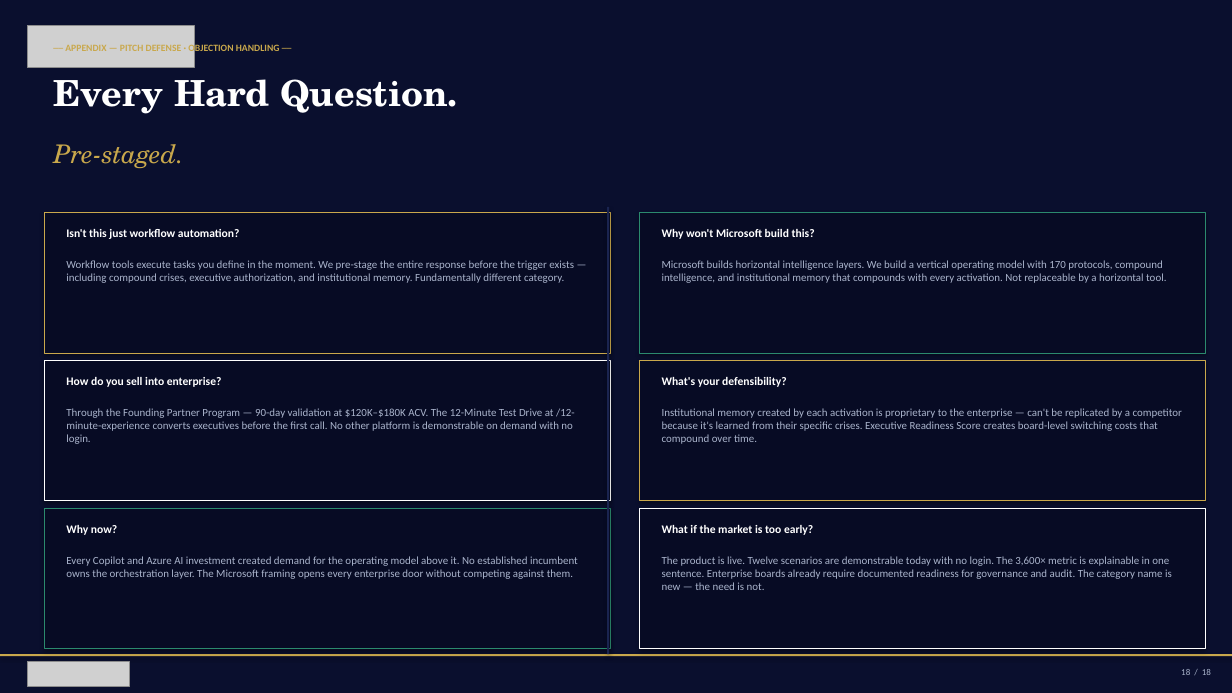
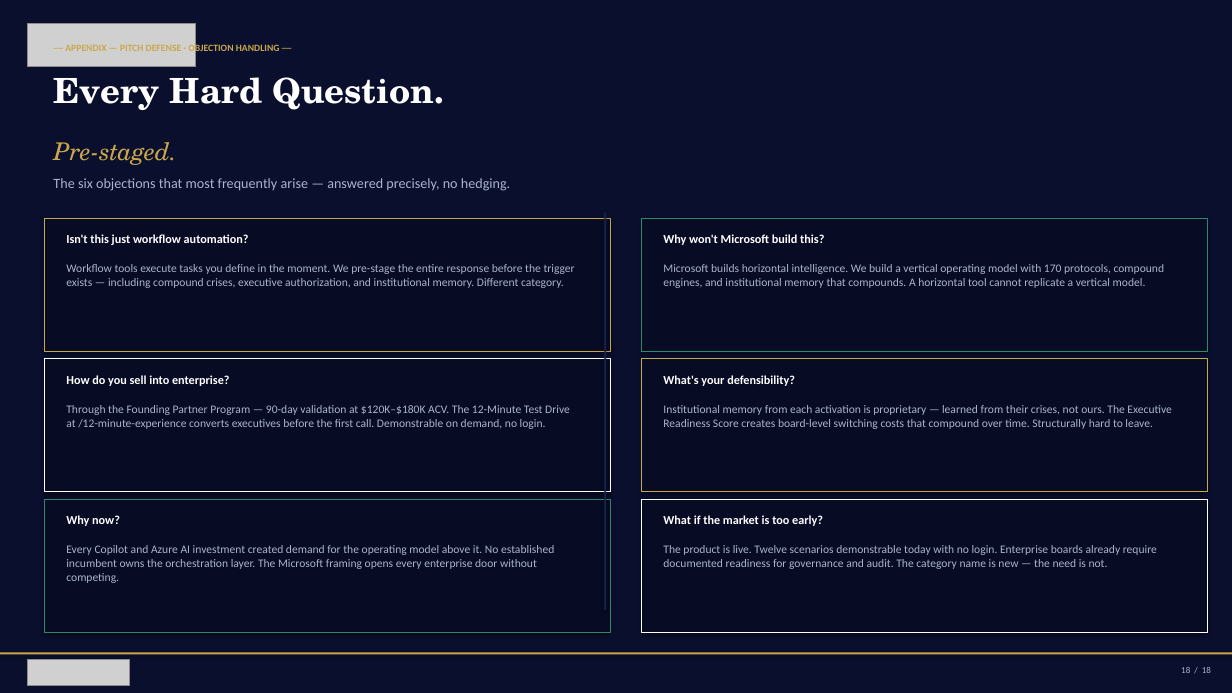
Before and after one commit to mbrunke18/CodePlatform1, a slide deck: slide 19 of attached_assets/VaughnMartin-Investor-Deck-v14-full.pptx. Drawn at 1232x693 pixels with LibreOffice and Linux fonts; fonts in the diff are those of the drawing; grey boxes stand for pictures; background and template pictures are left out; a plain dark background stands for a picture behind light text. Boxes give left, top, right and bottom in pixels: in the first picture for what was removed or moved away, otherwise in the second. Text is boxed around its words. In the diff, an @@ line names an element or a change of style, - is before the commit and + after.

```diff
--- a/attached_assets/VaughnMartin-Investor-Deck-v14-full.pptx
+++ b/attached_assets/VaughnMartin-Investor-Deck-v14-full.pptx
@@ text "Every Hard Question." at bbox=[53, 77, 444, 110]: size 28 to 27 pt @@
@@ text "Pre-staged." at bbox=[53, 142, 176, 165]: size 20 to 19 pt @@
@@ text added at bbox=[53, 178, 510, 191], 11 pt, text #AAB4CC @@
+The six objections that most frequently arise — answered precisely, no hedging.
@@ rectangle: place and size @@
-rectangle at bbox=[44, 213, 610, 353]
+rectangle at bbox=[44, 218, 610, 351]
@@ rectangle: place and size @@
-rectangle at bbox=[607, 207, 609, 654]
+rectangle at bbox=[604, 213, 606, 610]
@@ rectangle: place and size @@
-rectangle at bbox=[640, 213, 1205, 353]
+rectangle at bbox=[641, 218, 1207, 351]
@@ text at bbox=[66, 264, 575, 288]: text changed; size 8.5 to 9 pt @@
-Workflow tools execute tasks you define in the moment. We pre-stage the entire response before the trigger exists — including compound crises, executive authorization, and institutional memory. Fundamentally different category.
+Workflow tools execute tasks you define in the moment. We pre-stage the entire response before the trigger exists — including compound crises, executive authorization, and institutional memory. Different category.
@@ text at bbox=[663, 264, 1165, 288]: text changed; size 8.5 to 9 pt @@
-Microsoft builds horizontal intelligence layers. We build a vertical operating model with 170 protocols, compound intelligence, and institutional memory that compounds with every activation. Not replaceable by a horizontal tool.
+Microsoft builds horizontal intelligence. We build a vertical operating model with 170 protocols, compound engines, and institutional memory that compounds. A horizontal tool cannot replicate a vertical model.
@@ rectangle: place and size @@
-rectangle at bbox=[44, 360, 610, 501]
+rectangle at bbox=[44, 359, 610, 492]
@@ rectangle: place and size @@
-rectangle at bbox=[640, 360, 1205, 501]
+rectangle at bbox=[641, 359, 1207, 492]
@@ text at bbox=[66, 405, 570, 429]: text changed; size 8.5 to 9 pt @@
-Through the Founding Partner Program — 90-day validation at $120K–$180K ACV. The 12-Minute Test Drive at /12-minute-experience converts executives before the first call. No other platform is demonstrable on demand with no login.
+Through the Founding Partner Program — 90-day validation at $120K–$180K ACV. The 12-Minute Test Drive at /12-minute-experience converts executives before the first call. Demonstrable on demand, no login.
@@ text at bbox=[663, 405, 1171, 429]: text changed; size 8.5 to 9 pt @@
-Institutional memory created by each activation is proprietary to the enterprise — can't be replicated by a competitor because it's learned from their specific crises. Executive Readiness Score creates board-level switching costs that compound over time.
+Institutional memory from each activation is proprietary — learned from their crises, not ours. The Executive Readiness Score creates board-level switching costs that compound over time. Structurally hard to leave.
@@ rectangle: place and size @@
-rectangle at bbox=[44, 508, 610, 649]
+rectangle at bbox=[44, 499, 610, 632]
@@ text "Why now?": place and size @@
-text "Why now?" at bbox=[66, 525, 117, 535]
+text "Why now?" at bbox=[66, 515, 120, 526]
@@ rectangle: place and size @@
-rectangle at bbox=[640, 508, 1205, 649]
+rectangle at bbox=[641, 499, 1207, 632]
@@ size 9 to 9.5 pt in 6 elements at bbox=[66, 375, 229, 386], bbox=[663, 375, 795, 386], bbox=[66, 234, 249, 245], bbox=[663, 234, 824, 245], bbox=[66, 515, 120, 526], bbox=[663, 515, 823, 526] @@
@@ text "What if the market is ...": place and size @@
-text "What if the market is ..." at bbox=[662, 525, 813, 535]
+text "What if the market is ..." at bbox=[663, 515, 823, 526]
@@ text at bbox=[66, 545, 554, 583]: text changed; size 8.5 to 9 pt @@
-Every Copilot and Azure AI investment created demand for the operating model above it. No established incumbent owns the orchestration layer. The Microsoft framing opens every enterprise door without competing against them.
+Every Copilot and Azure AI investment created demand for the operating model above it. No established incumbent owns the orchestration layer. The Microsoft framing opens every enterprise door without competing.
@@ text at bbox=[663, 545, 1157, 569]: text changed; size 8.5 to 9 pt @@
-The product is live. Twelve scenarios are demonstrable today with no login. The 3,600× metric is explainable in one sentence. Enterprise boards already require documented readiness for governance and audit. The category name is new — the need is not.
+The product is live. Twelve scenarios demonstrable today with no login. Enterprise boards already require documented readiness for governance and audit. The category name is new — the need is not.
```
Also in this commit, not shown: 18 other slides changed, 2 other files.
